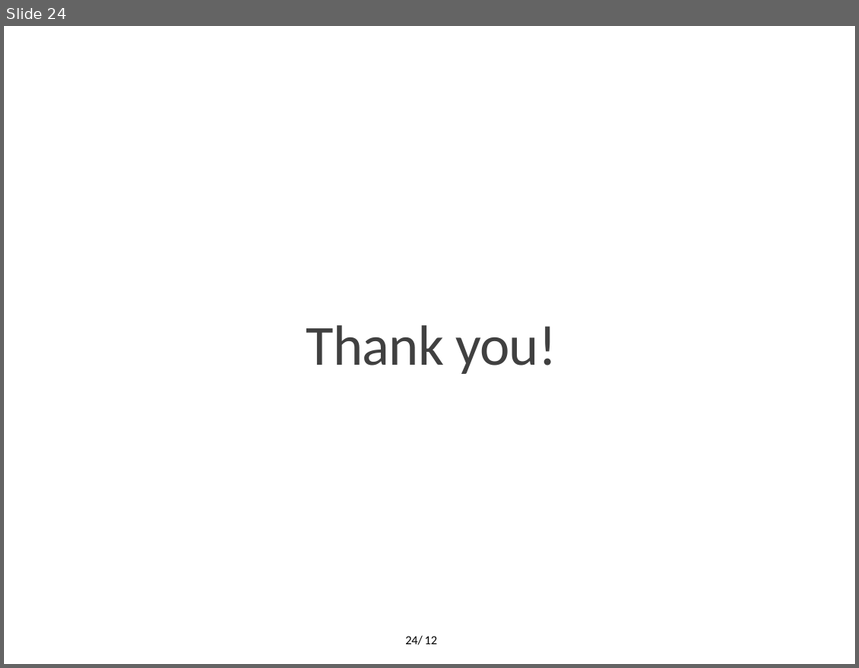
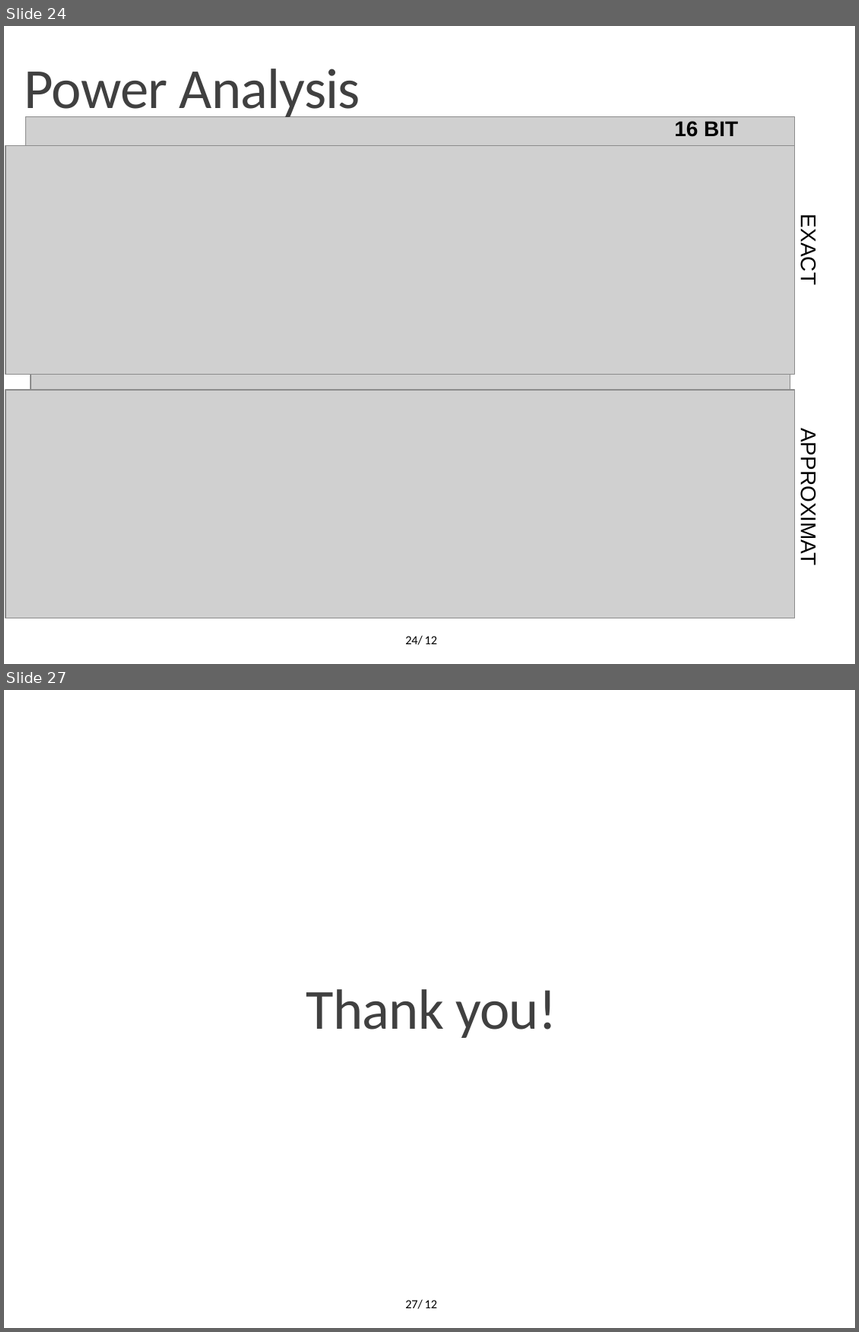
Before and after one commit to OrionLightning/Approximate-Circuit, a slide deck: Presentation Slides/Second Midterm (11-01-2022)/Midterm 11-01-2022.pptx. Shown one above the other, each under a label of ours: slide 24 before the commit, slides 24 and 27 after it; the slides between them are not shown. The pictures are 859x668 and 859x1332 pixels, drawn with LibreOffice and Linux fonts; fonts in the diff are those of the drawing; grey boxes stand for pictures; background and template pictures are left out. Boxes give left, top, right and bottom in pixels: in the first picture for what was removed or moved away, otherwise in the second. Text is boxed around its words. In the diff, an @@ line names an element or a change of style, - is before the commit and + after.

```diff
--- a/Presentation Slides/Second Midterm (11-01-2022)/Midterm 11-01-2022.pptx
+++ b/Presentation Slides/Second Midterm (11-01-2022)/Midterm 11-01-2022.pptx
@@ slide 24 added at [4,26,855,664], background #FFFFFF; not listed: 1 template element that a slide beside it also shows @@
@@ text added at [25,69,360,121], 48 pt, text #404040 @@
+Power Analysis
@@ picture added at [25,116,794,368] @@
@@ text added at [674,121,738,137], 18 pt, text #000000, bold @@
+16 BIT
@@ picture added at [6,146,794,375] @@
@@ text added at [797,221,820,283], 18 pt, text #000000 @@
+EXACT
@@ picture added at [31,344,790,595] @@
@@ picture added at [6,390,794,620] @@
@@ text added at [784,419,826,582], 18 pt, text #000000 @@
+APPROXIMATE
@@ page number added at [405,636,423,645], 10.5 pt, text #000000 @@
+24/
@@ what was slide 24 is now slide 27 @@
@@ page number at [405,1300,423,1309]: text changed @@
-24/
+27/
```
Also in this commit, not shown: 4 slides changed, 3 other slides added, 1 slide removed.
